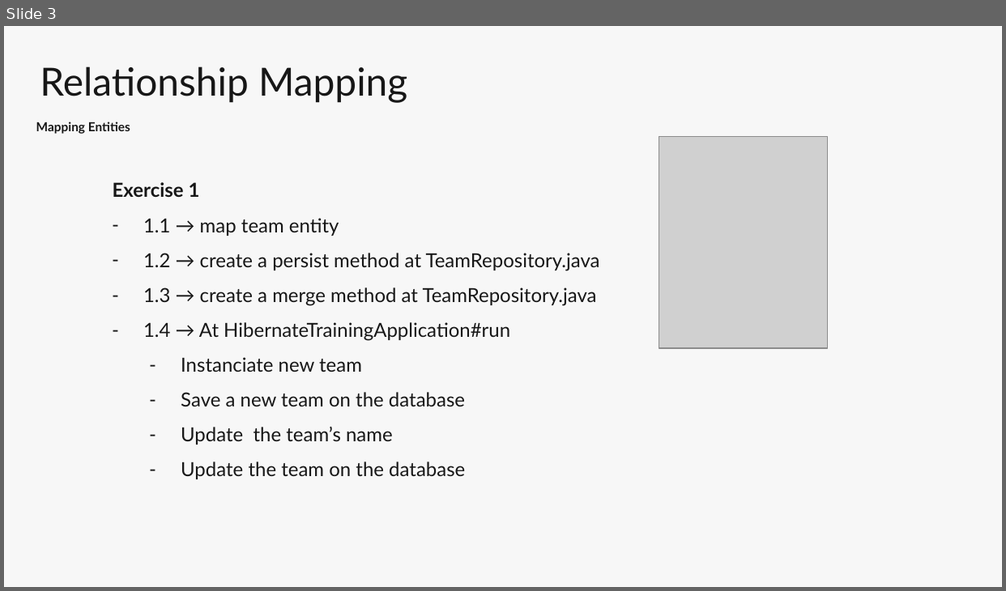
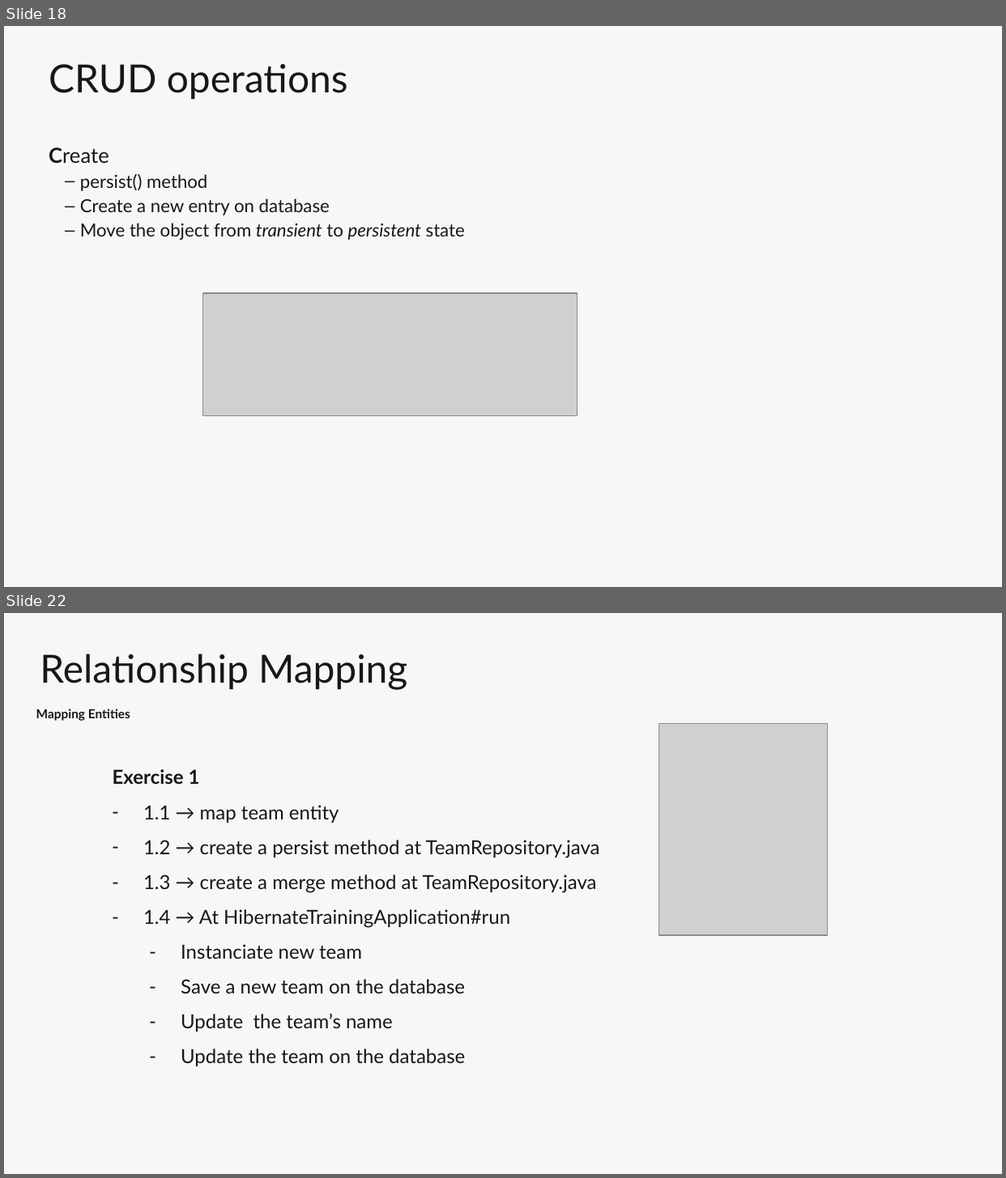
Before and after one commit to marcelsamaruga/hibernate-training, a slide deck: MC-Hibernate_V2.pptx. Shown one above the other, each under a label of ours: slide 3 before the commit, slides 18 and 22 after it; the slides between them are not shown. The pictures are 1006x591 and 1006x1178 pixels, drawn with LibreOffice and Linux fonts; fonts in the diff are those of the drawing; grey boxes stand for pictures; background and template pictures are left out. Boxes give left, top, right and bottom in pixels: in the first picture for what was removed or moved away, otherwise in the second. Text is boxed around its words. In the diff, an @@ line names an element or a change of style, - is before the commit and + after.

```diff
--- a/MC-Hibernate_V2.pptx
+++ b/MC-Hibernate_V2.pptx
@@ slide 18 added at [4, 26, 1002, 587], background #F7F7F7 @@
@@ title added at [49, 64, 348, 100], 28 pt, text #171717 @@
+CRUD operations
@@ text added at [49, 148, 465, 240], 13 pt, text #171717 @@
+Create
+  – persist() method
+  – Create a new entry on database
+  – Move the object from transient to persistent state
@@ picture added at [202, 293, 577, 416] @@
@@ what was slide 3 is now slide 22 @@
```
Also in this commit, not shown: 18 other slides added.
